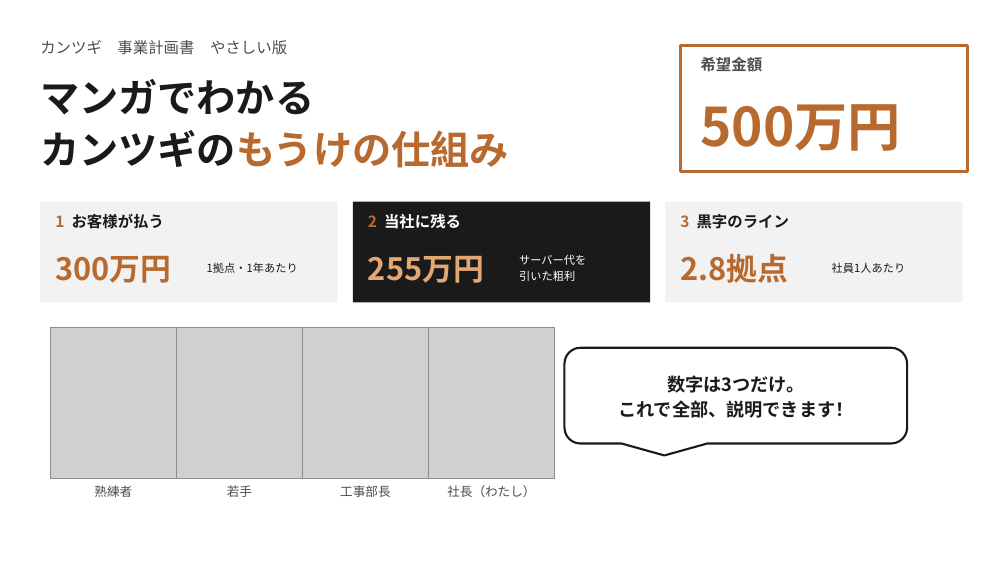
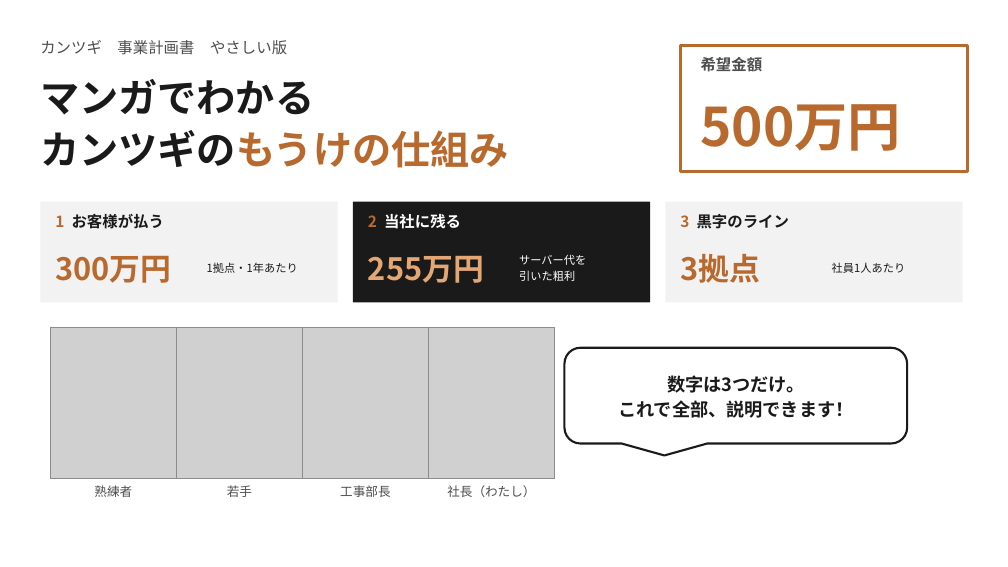
Before and after one commit to SEITOSHIKI/-ai-commute-audio-, a slide deck: slide 1 of deck/カンツギ_事業計画書_やさしい版.pptx. Drawn at 1008x567 pixels with LibreOffice and Linux fonts; fonts in the diff are those of the drawing; grey boxes stand for pictures; background and template pictures are left out. Boxes give left, top, right and bottom in pixels: in the first picture for what was removed or moved away, otherwise in the second. Text is boxed around its words. In the diff, an @@ line names an element or a change of style, - is before the commit and + after.

```diff
--- a/deck/カンツギ_事業計画書_やさしい版.pptx
+++ b/deck/カンツギ_事業計画書_やさしい版.pptx
@@ text at (680, 254, 760, 283): text changed @@
-2.8拠点
+3拠点
```
Also in this commit, not shown: 7 other slides changed, 1 slide added, 13 other files.
